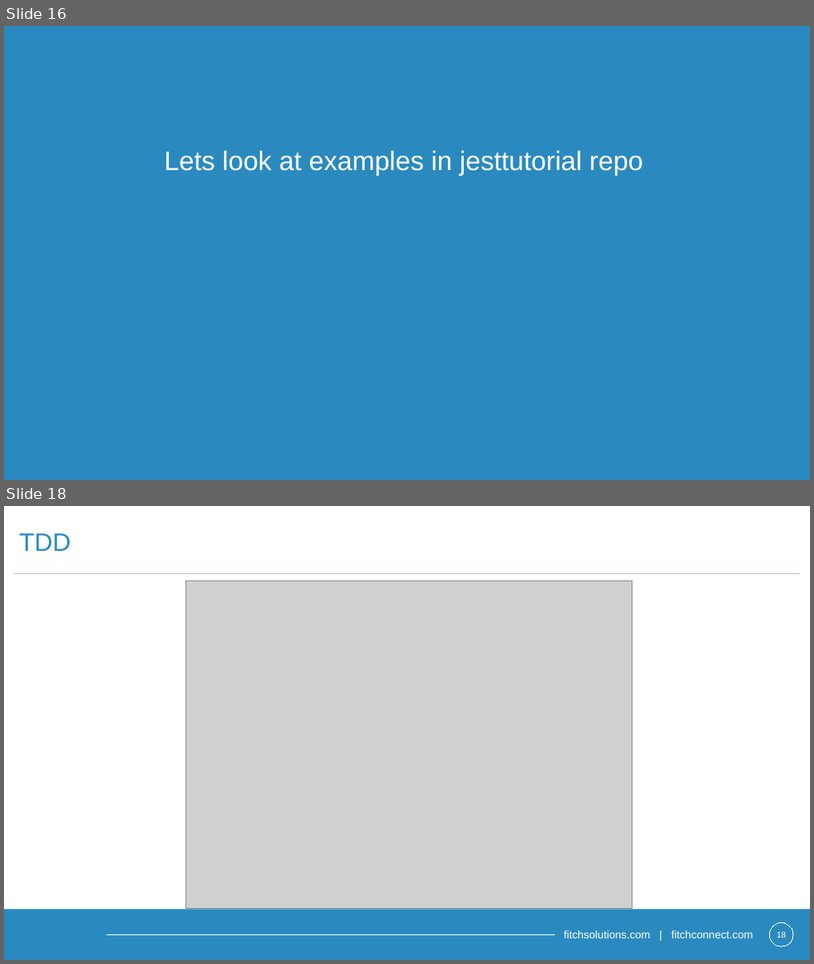
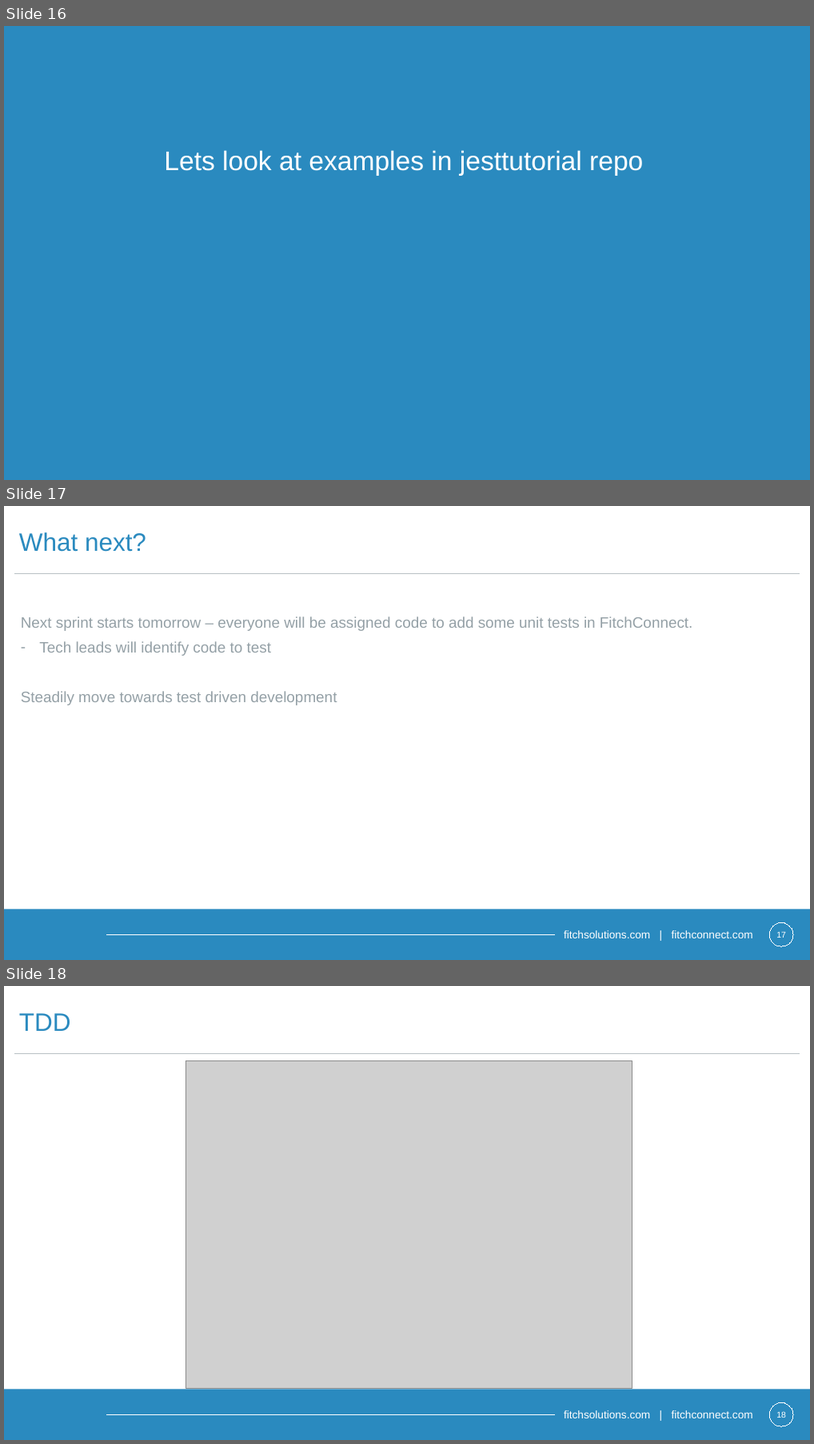
Before and after one commit to Contrapuntist/jesttutorial, a slide deck: presentation/unittestingintro.pptx. Shown one above the other, each under a label of ours: slides 16 and 18 before the commit, slides 16, 17 and 18 after it; the slides between them are not shown. The pictures are 814x964 and 814x1444 pixels, drawn with LibreOffice and Linux fonts; fonts in the diff are those of the drawing; grey boxes stand for pictures; background and template pictures are left out. Boxes give left, top, right and bottom in pixels: in the first picture for what was removed or moved away, otherwise in the second. Text is boxed around its words. In the diff, an @@ line names an element or a change of style, - is before the commit and + after.

```diff
--- a/presentation/unittestingintro.pptx
+++ b/presentation/unittestingintro.pptx
@@ slide 17 added at (4,506,810,960), background #FFFFFF; not listed: 5 template elements that a slide beside it also shows @@
@@ title added at (19,532,146,552), 30 pt, text #2A8ABF @@
+What next?
@@ text added at (21,616,693,705), 18 pt, text #94A0A6 @@
+Next sprint starts tomorrow – everyone will be assigned code to add some unit tests in FitchConnect.
+– Tech leads will identify code to test
+Steadily move towards test driven development
```
Also in this commit, not shown: 3 slides changed, 4 other files.
